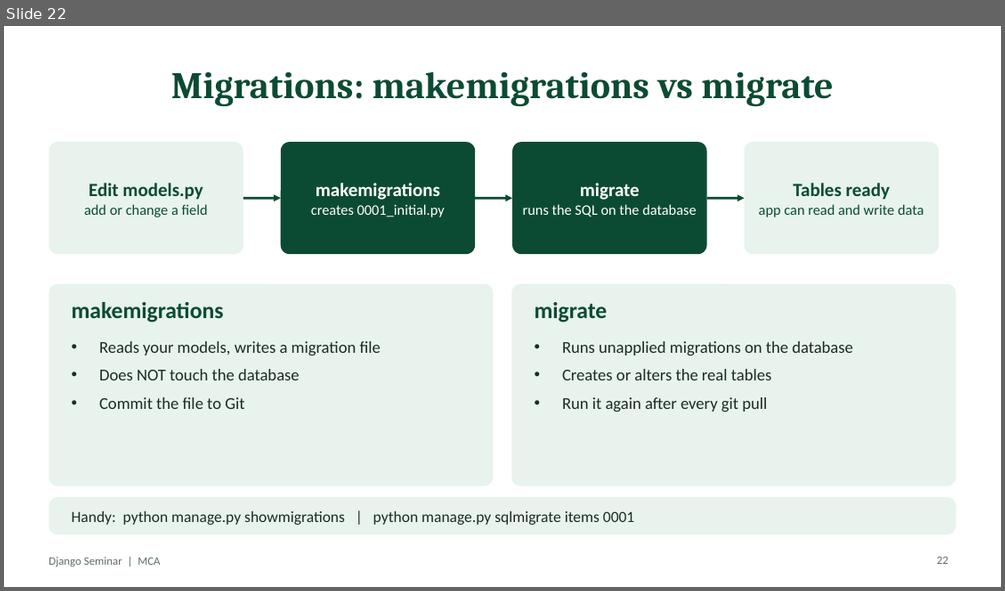
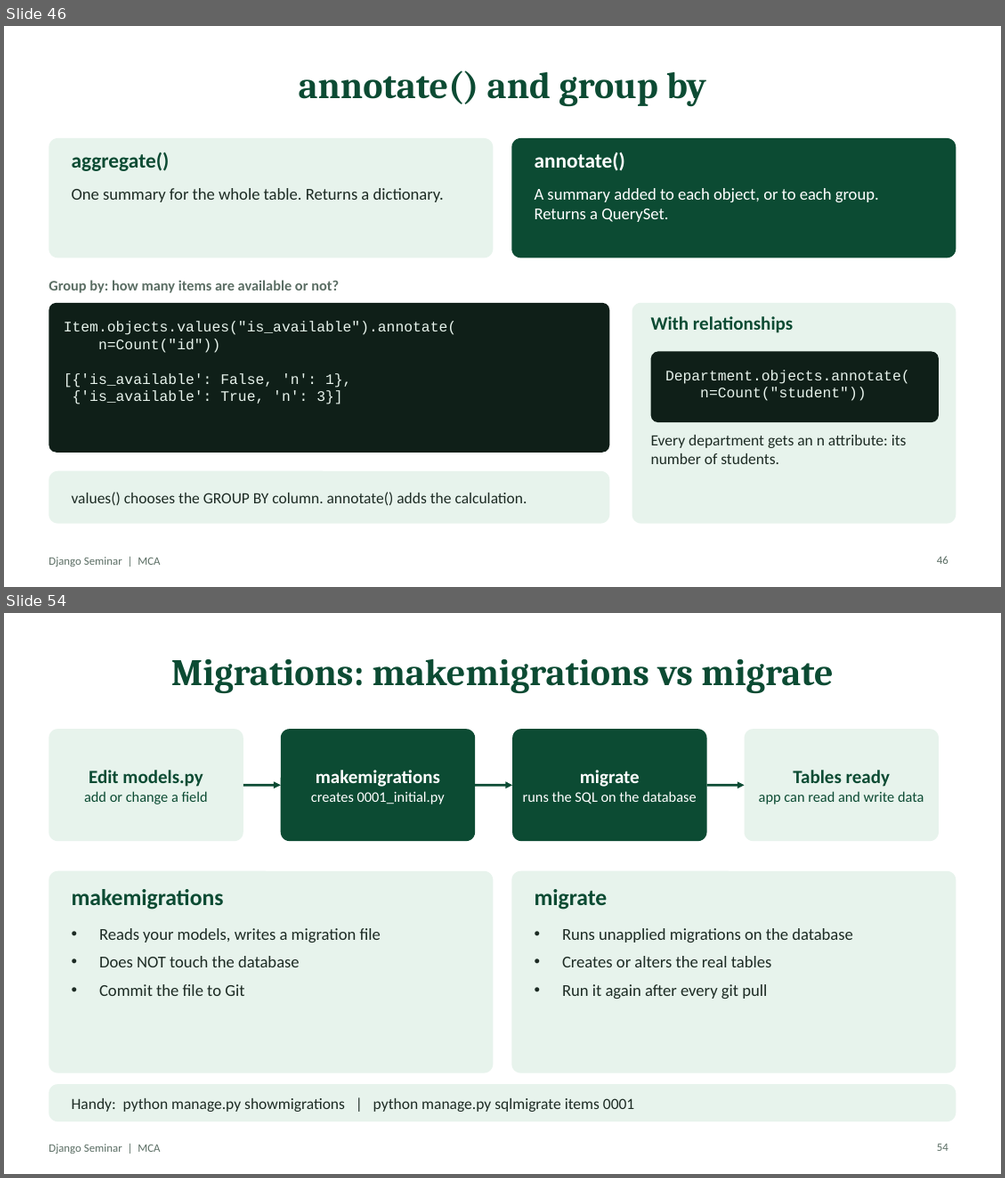
Before and after one commit to MrNihalT/mca, a slide deck: django-seminar/slides/Django-Seminar.pptx. Shown one above the other, each under a label of ours: slide 22 before the commit, slides 46 and 54 after it; the slides between them are not shown. The pictures are 1005x591 and 1005x1178 pixels, drawn with LibreOffice and Linux fonts; fonts in the diff are those of the drawing. Boxes give left, top, right and bottom in pixels: in the first picture for what was removed or moved away, otherwise in the second. Text is boxed around its words. In the diff, an @@ line names an element or a change of style, - is before the commit and + after.

```diff
--- a/django-seminar/slides/Django-Seminar.pptx
+++ b/django-seminar/slides/Django-Seminar.pptx
@@ slide 46 added at (4,26,1001,587), background #FFFFFF; not listed: 1 template element that a slide beside it also shows @@
@@ title added at (299,70,706,107), 36 pt, text #0C4B33, bold @@
+annotate() and group by
@@ rounded rectangle added at (48,138,493,257), fill #E7F3EC @@
@@ text added at (72,152,170,171), 20 pt, text #0C4B33, bold @@
+aggregate()
@@ rounded rectangle added at (512,138,956,257), fill #0C4B33 @@
@@ text added at (534,152,625,171), 20 pt, text #FFFFFF, bold @@
+annotate()
@@ text added at (72,188,444,202), 16 pt, text #1D2B24 @@
+One summary for the whole table. Returns a dictionary.
@@ text added at (534,188,879,222), 16 pt, text #FFFFFF @@
+A summary added to each object, or to each group. Returns a QuerySet.
@@ text added at (48,280,339,293), 14 pt, text #5B6E64, bold @@
+Group by: how many items are available or not?
@@ rounded rectangle added at (48,303,610,452), fill #0F1F18, 14 pt, text #E7F3EC @@
+Item.objects.values("is_available").annotate(
+n=Count("id"))
+[{'is_available': False, 'n': 1},
+{'is_available': True, 'n': 3}]
@@ rounded rectangle added at (632,303,956,524), fill #E7F3EC @@
@@ text added at (651,316,793,333), 18 pt, text #0C4B33, bold @@
+With relationships
@@ rounded rectangle added at (651,351,938,422), fill #0F1F18, 14 pt, text #E7F3EC @@
+Department.objects.annotate(
+n=Count("student"))
@@ text added at (651,435,906,464), 15 pt, text #1D2B24 @@
+Every department gets an n attribute: its number of students.
@@ rounded rectangle added at (48,471,610,524), fill #E7F3EC @@
@@ text added at (72,491,527,506), 15 pt, text #1D2B24 @@
+values() chooses the GROUP BY column. annotate() adds the calculation.
@@ page number added at (937,556,948,564), 11 pt, text #5B6E64 @@
+46
@@ what was slide 22 is now slide 54 @@
@@ page number at (937,1143,948,1151): text changed @@
-22
+54
```
Also in this commit, not shown: 32 other slides added, 1 slide removed, 1 other file.
